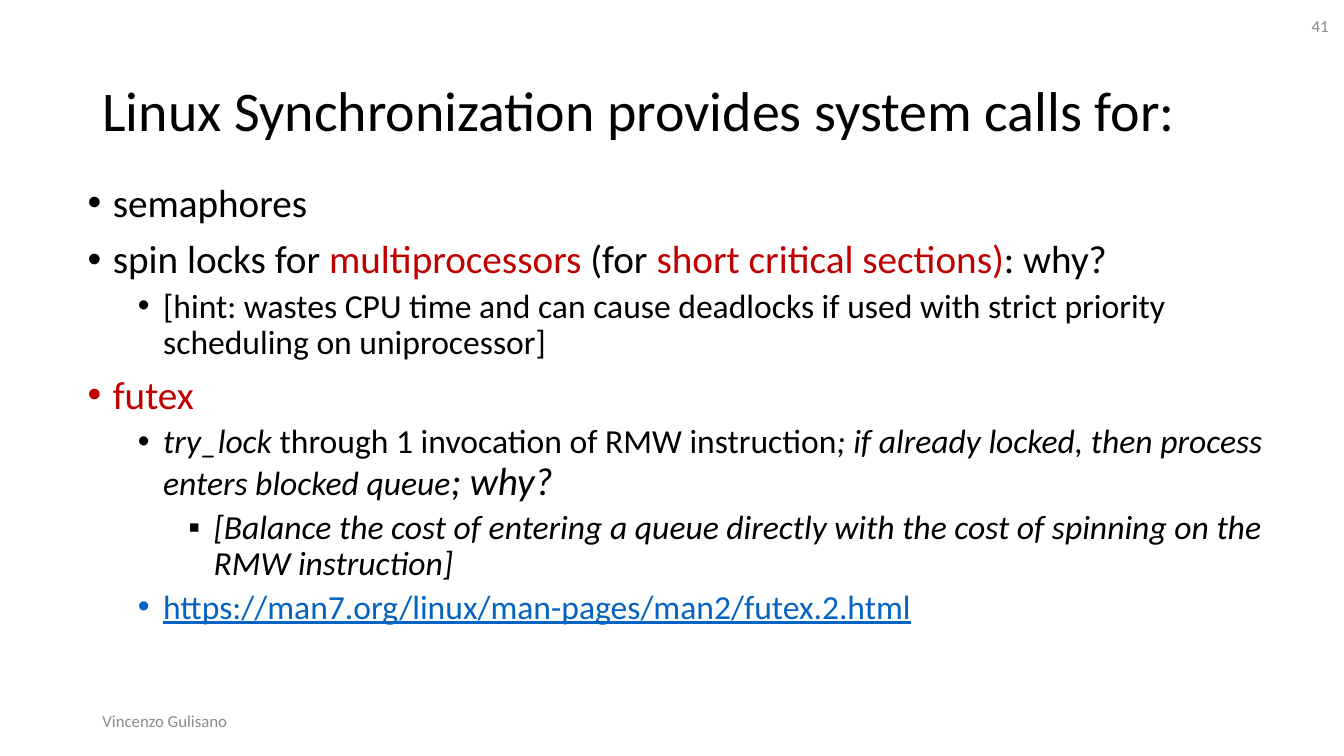
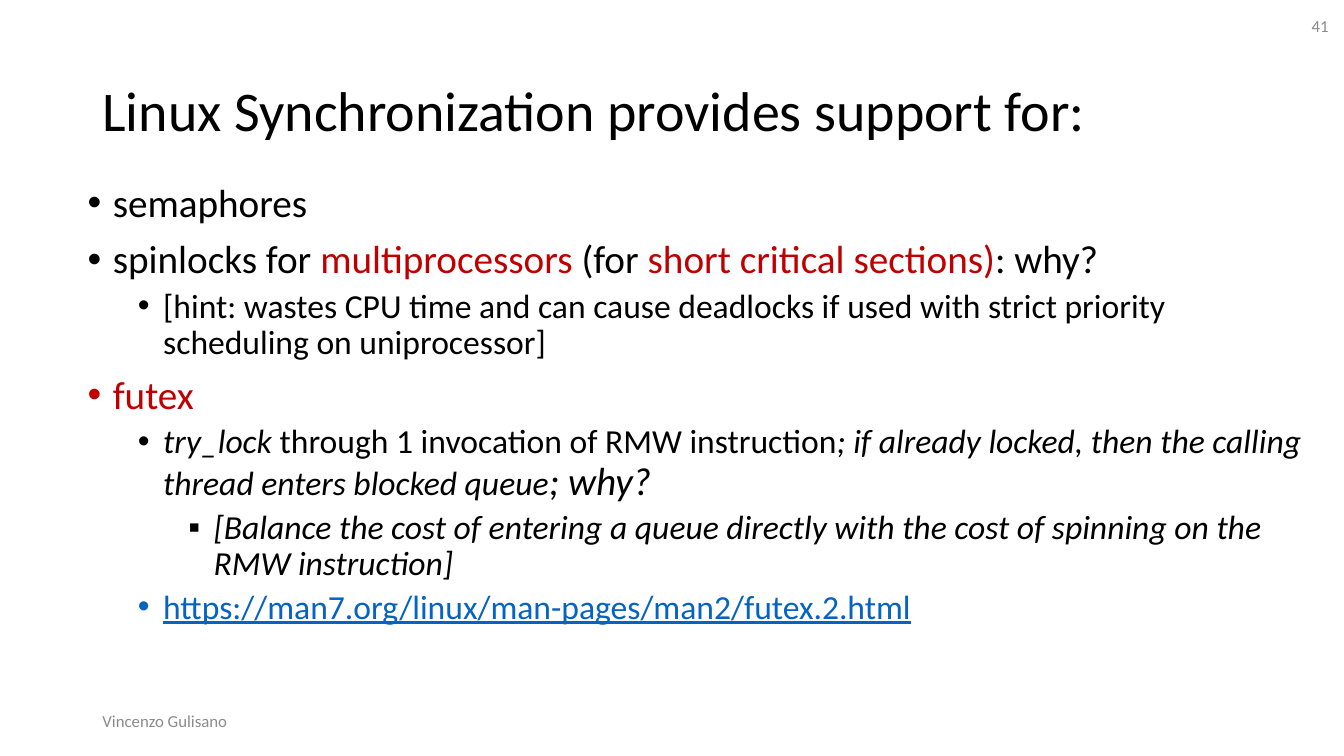
Before and after one commit to Josefgus/os_material, a slide deck: slide 41 of synchronization_part_1/synchronization_part_1.pptx. Drawn at 1344x756 pixels with LibreOffice and Linux fonts; fonts in the diff are those of the drawing. Boxes give left, top, right and bottom in pixels: in the first picture for what was removed or moved away, otherwise in the second. Text is boxed around its words. In the diff, an @@ line names an element or a change of style, - is before the commit and + after.

Commit message:
polishing synchronization part 1

```diff
--- a/synchronization_part_1/synchronization_part_1.pptx
+++ b/synchronization_part_1/synchronization_part_1.pptx
@@ title at [102,92,1085,140]: text changed @@
-Linux Synchronization provides system calls for:
+Linux Synchronization provides support for:
@@ text at [113,244,1098,280]: spaces changed @@
-• spin locks for multiprocessors (for short critical sections): why?
+• spinlocks for multiprocessors (for short critical sections): why?
@@ text at [163,429,1301,502]: text changed @@
-  • try_lock through 1 invocation of RMW instruction; if already locked, then process enters blocked queue; why?
+  • try_lock through 1 invocation of RMW instruction; if already locked, then the calling thread enters blocked queue; why?
```
Also in this commit, not shown: 29 other slides changed, 2 slides removed, 3 other files.
